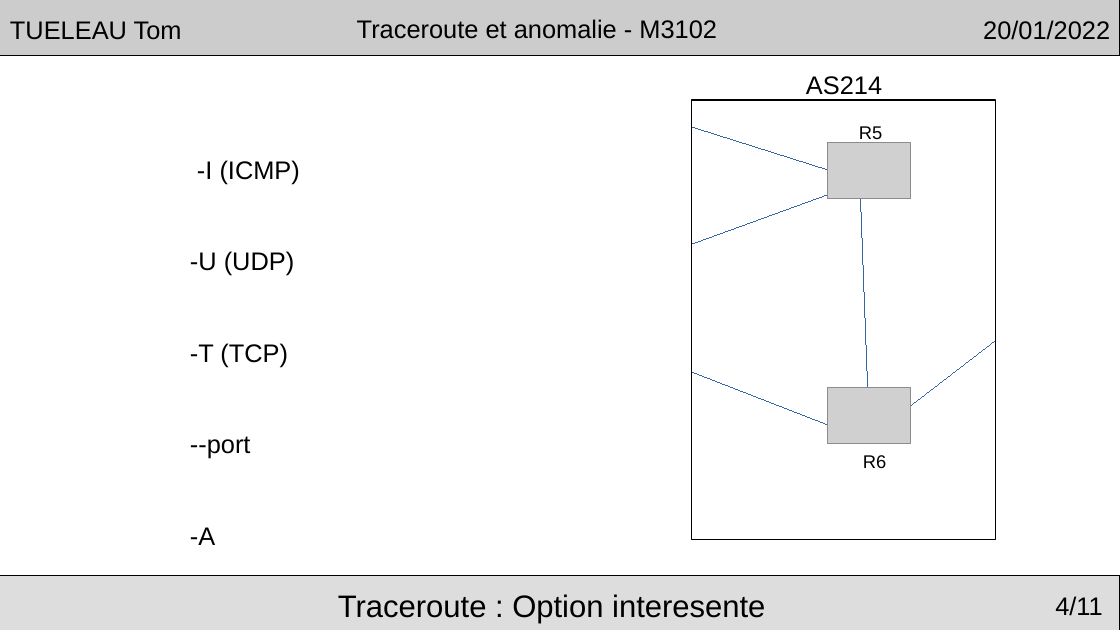
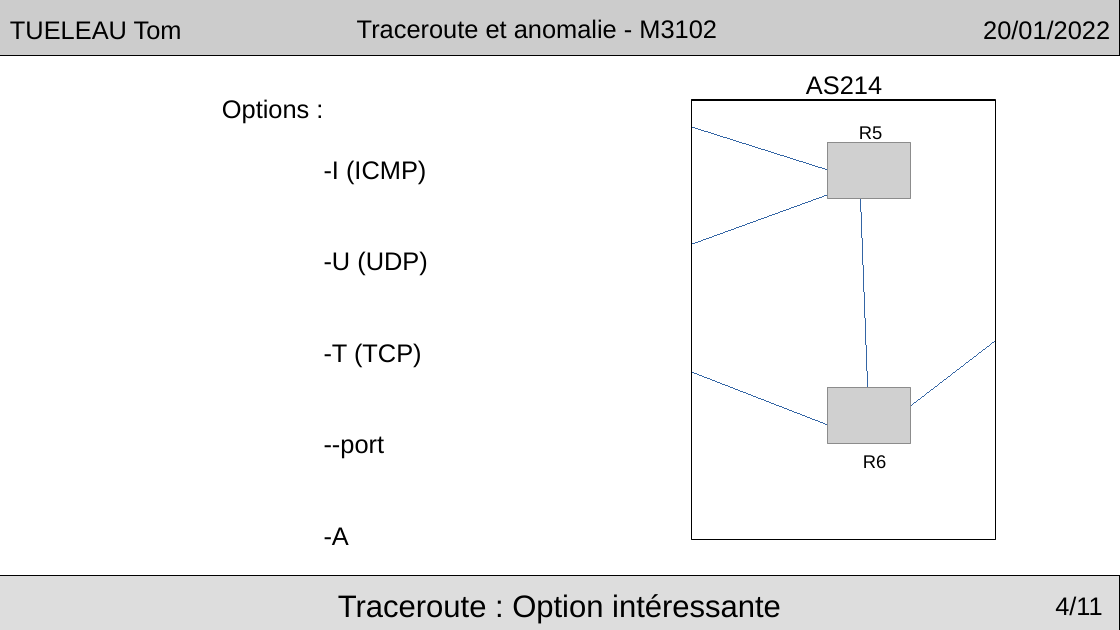
Before and after one commit to Arakio34/tomtraceroute, a slide deck: slide 4 of rfc/presentationM3102.odp. Drawn at 1120x630 pixels with LibreOffice and Linux fonts; fonts in the diff are those of the drawing; grey boxes stand for pictures; background and template pictures are left out. Boxes give left, top, right and bottom in pixels: in the first picture for what was removed or moved away, otherwise in the second. Text is boxed around its words. In the diff, an @@ line names an element or a change of style, - is before the commit and + after.

```diff
--- a/rfc/presentationM3102.odp
+++ b/rfc/presentationM3102.odp
@@ text "Options :": place and size @@
-text "Options :" at <box>190,160,300,545</box>
+text "Options :" at <box>222,99,427,545</box>
@@ text at <box>222,99,309,123</box>: paragraph added @@
+Options :
@@ text at <box>338,594,781,624</box>: text changed @@
-Traceroute : Option interesente
+Traceroute : Option intéressante
```
Also in this commit, not shown: 5 other slides changed, 1 slide added, 1 slide removed, 2 other files.
